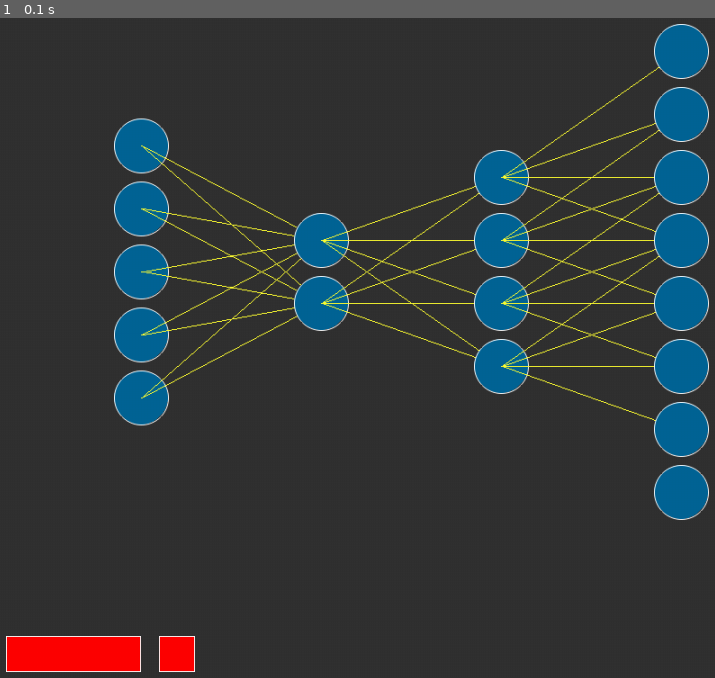
Above: before the commit, frame 1.
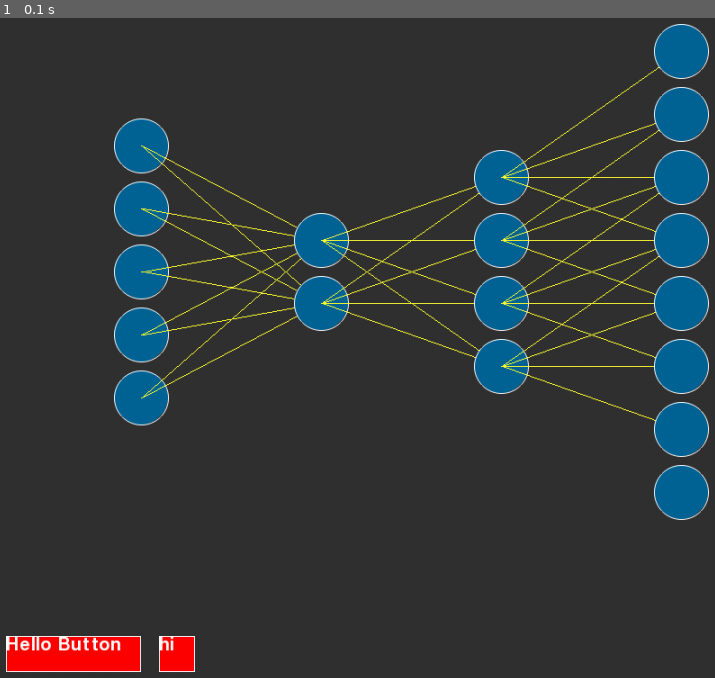
Above: after the commit, the same moment.

Repository: lnyaki/neural_nets
Game: pygame game, started from src/testLayers.py
The game is run twice, just before and just after one commit, with the same random seed, the same clock (stepped at 60 frames per second) and the same inputs.
Inputs:
- Up to frame 1 (0.1 s): no input

The runs differ from the first frame. In frame 1, 0.2% of the frame differs, in the area x 0-25%, y 93-96%.

Commit message:
Text button almost ok. Just need centering

Diff:
--- a/src/button.py
+++ b/src/button.py
@@ -2,10 +2,13 @@
 from interactiveElement import InteractiveElement
 
 class Button(InteractiveElement):
+	pygame.init()
+	font = pygame.font.Font('freesansbold.ttf',20)
 
 	def __init__(self,text, dimension,position=(0,0)):
 		super().__init__(position)
-		self.text 		= text
+		self.textValue 	= text
+		self.textObject = self.getTextObject(text,self.font)
 		self.dimension 	= dimension
 		self.rectangle 	= pygame.Rect(self.position[0], self.position[1],self.dimension[0],self.dimension[1])
 		self.container 	= None
@@ -25,8 +28,15 @@
 
 	def setPosition(self, position):
 		super().setPosition(position)
+		print("Set position :"+str(position))
+		print(str(self.rectangle))
 		self.rectangle = pygame.Rect(self.container.position[0]+position[0],self.container.position[1]+position[1],self.dimension[0],self.dimension[1])
+
+	def getTextObject(self,text,font):
+		textSurface = font.render(text,True,(255,255,255))
+		return textSurface
 
 	def draw(self, gameDisplay):
 		pygame.draw.rect(gameDisplay,(255,0,0),self.rectangle)
 		pygame.gfxdraw.rectangle(gameDisplay,self.rectangle,(255,255,255))
+		gameDisplay.blit(self.textObject,(self.rectangle.left,self.rectangle.top))
